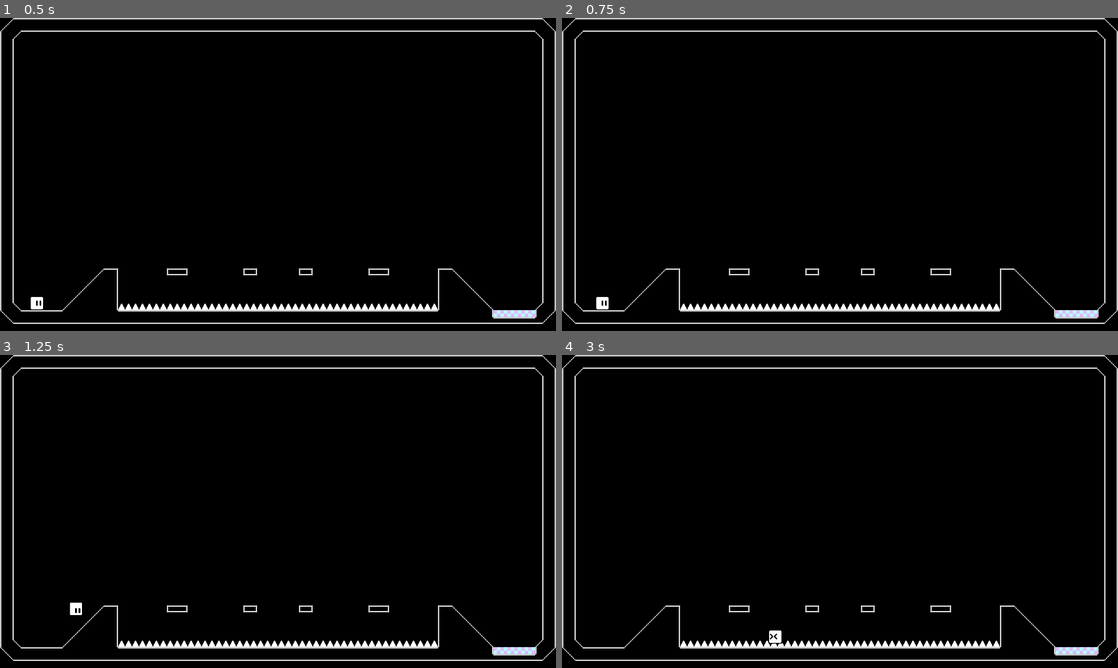
Above: before the commit, frames 1-4 (two rows, left to right).
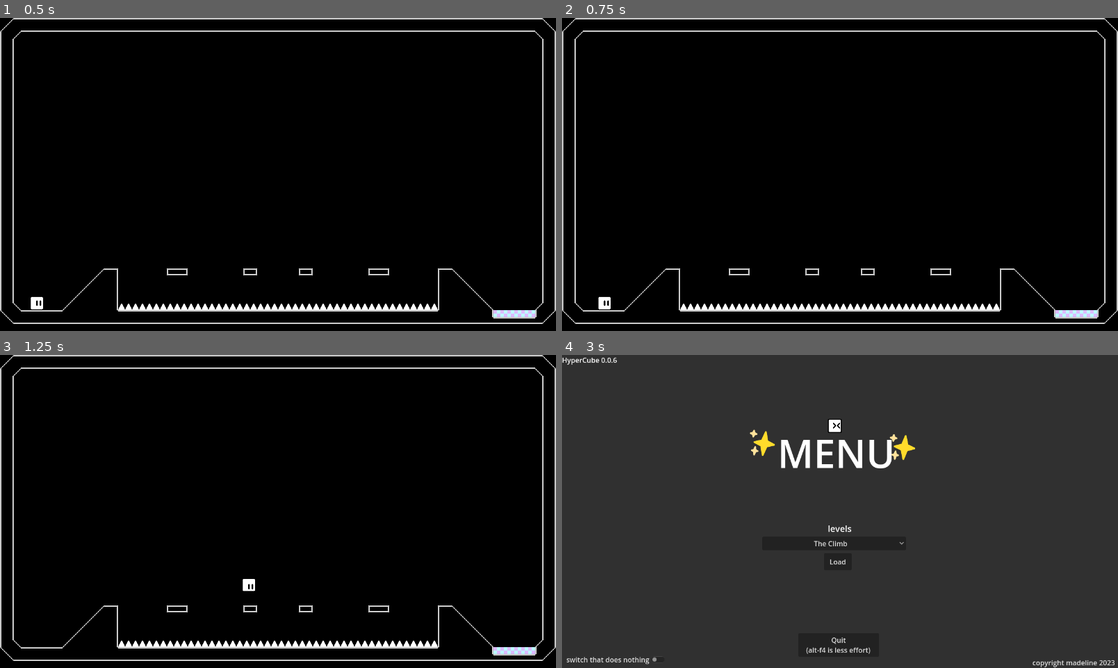
Above: after the commit, the same moments.

Repository: hanabira-mitsu/hcube
Game: Godot game, scene res://scenes/levels/1.tscn
The game is run twice, just before and just after one commit, with the same random seed, the same clock (stepped at 60 frames per second) and the same inputs. This scene is started directly instead of the project's main scene.
Inputs (mouse positions are in pixels of both pictures, inside the frame that each line leads up to):
- Up to frame 1 (0.5 s): no input
- Up to frame 2 (0.75 s): tap Enter at 0.5 s; move the mouse to (962, 158) at 0.52 s; hold Right (right) from 0.53 s (still down); hold S (action) from 0.53 s (still down); click (962, 158) at 0.67 s
- Up to frame 3 (1.25 s): keep holding Right (right); keep holding S (action); tap A (jump) at 0.77 s; tap D (boost) at 0.8 s
- Up to frame 4 (3 s): move the mouse to (728, 527) at 1.27 s; release S (action) at 1.28 s; tap D (boost) at 1.35, 2.3, 2.85 s; tap A (jump) at 1.52 s; tap S (action) at 1.55 s; move the mouse to (895, 442) at 2.02 s; release Right (right) at 2.03 s; hold Left (left) 2.03-2.78 s; hold S (action) 2.03-2.78 s; move the mouse to (812, 574) at 2.77 s; hold Right (right) from 2.78 s (still down); click (812, 574) at 2.92 s

Frame 1 is identical in both runs. In frame 2, less than 0.1% of the frame differs, in the area x 6-9%, y 89-94%; in frame 3, 0.2%; in frame 4, 100%, in the area x 0-100%, y 0-100%.
Error after the commit: Cannot call method 'change_scene_to_file' on a null value. (res://scripts/main.gd:15)

Commit message:
tentative boosting added

Diff:
--- a/scripts/player.gd
+++ b/scripts/player.gd
@@ -2,7 +2,7 @@
 
 # mess with these 4 consts till it feels right
 var gravity = 850
-var xspeed = 15
+var xspeed = 10
 var jumpHeight = 6
 var diveSpeed = 170
 var diveHeight = 200
@@ -94,24 +94,31 @@
 				velocity.x = -diveSpeed
 			await get_tree().create_timer(0.18).timeout
 			xMovement = true
-
+		if !(Input.is_action_pressed("boost")):
+			xspeed = 10
 
 func _physics_process(delta):
 	if dead:
 		return
 	if is_on_floor() or onWall() != "none":
 		diving = false
+	if (Input.is_action_pressed("boost")):
+		xspeed = 20
+		if $Sprite.direction == "right":
+			velocity.x = xspeed / delta
+		else:
+			velocity.x = -xspeed / delta
 	if xMovement == true:
 		if Input.is_action_pressed("ui_left"):
 			if velocity.x > 0:
 				velocity.x = 0
-			velocity.x = move_toward(velocity.x, -xspeed / delta, 6)
+			velocity.x = move_toward(velocity.x, -xspeed / delta, 10)
 		elif Input.is_action_pressed("ui_right"):
 			if velocity.x < 0:
 				velocity.x = 0
-			velocity.x = move_toward(velocity.x, xspeed / delta, 6)
+			velocity.x = move_toward(velocity.x, xspeed / delta, 10)
 		elif diving == false:
-			velocity.x = move_toward(velocity.x, 0, 8)
+			velocity.x = move_toward(velocity.x, 0, 20)
 	velocity.y += delta * gravity
 	if velocity.y > 600:
 		velocity.y = gravity
